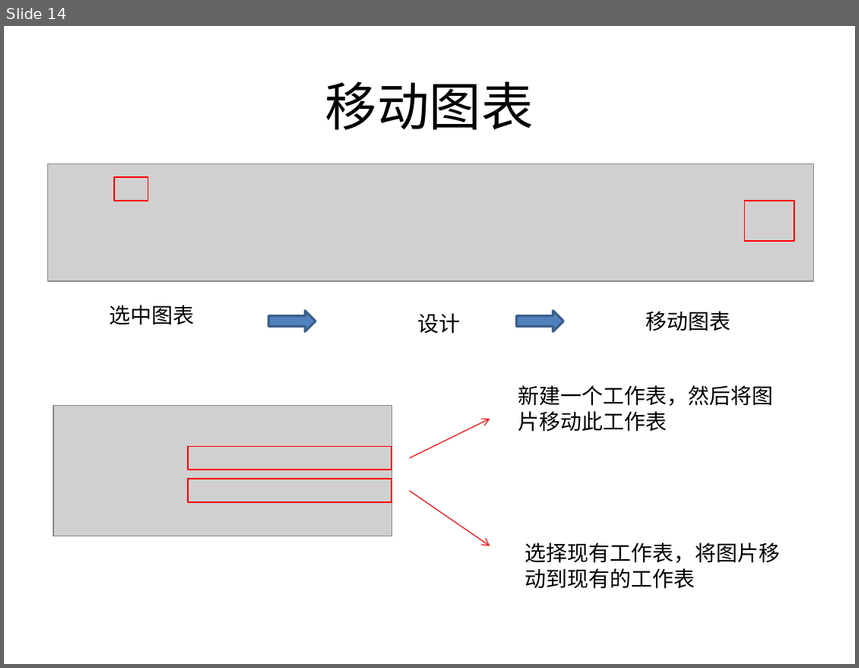
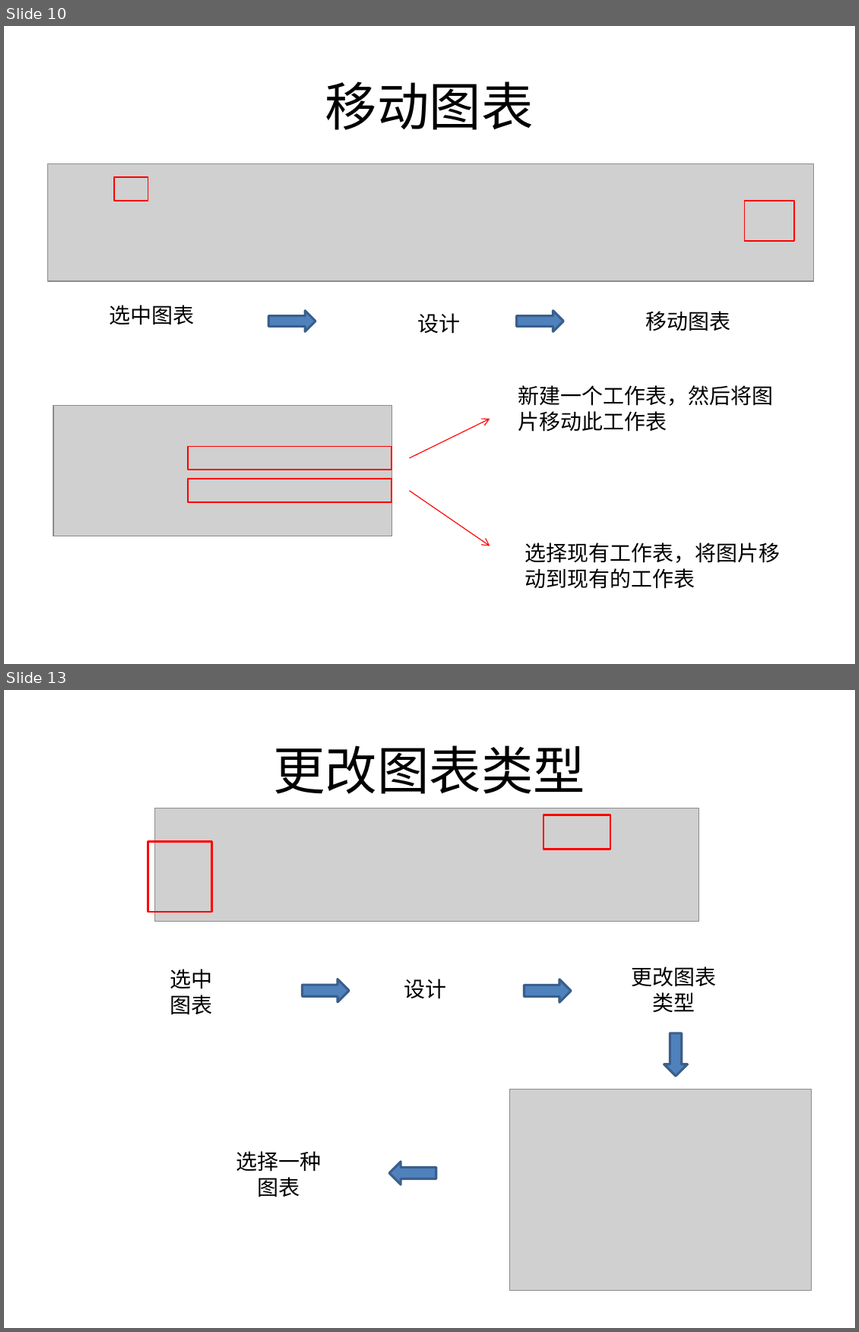
Before and after one commit to sans123wx/class, a slide deck: 第4章excel/图表/图表.pptx. Shown one above the other, each under a label of ours: slide 14 before the commit, slides 10 and 13 after it; the slides between them are not shown. The pictures are 859x668 and 859x1332 pixels, drawn with LibreOffice and Linux fonts; fonts in the diff are those of the drawing; grey boxes stand for pictures. Boxes give left, top, right and bottom in pixels: in the first picture for what was removed or moved away, otherwise in the second. Text is boxed around its words. In the diff, an @@ line names an element or a change of style, - is before the commit and + after.

```diff
--- a/第4章excel/图表/图表.pptx
+++ b/第4章excel/图表/图表.pptx
@@ slide 13 added at (4,690,855,1328), background #FFFFFF @@
@@ title added at (273,745,585,794), 44 pt, text #000000 @@
+更改图表类型
@@ picture added at (154,809,699,922) @@
@@ rectangle added at (544,815,611,849), outline #FF0000 1.75 pt @@
@@ rectangle added at (148,841,211,912), outline #FF0000 1.75 pt @@
@@ text added at (170,969,212,1015), 18 pt, text #000000 @@
+选中图表
@@ right arrow added at (302,980,349,1002), fill #4F81BD, outline #3A5F8C 2 pt @@
@@ text added at (405,979,447,999), 18 pt, text #000000 @@
+设计
@@ right arrow added at (524,980,571,1002), fill #4F81BD, outline #3A5F8C 2 pt @@
@@ text added at (632,967,717,1012), 18 pt, text #000000 @@
+更改图表类型
@@ down arrow added at (664,1033,688,1075), fill #4F81BD, outline #3A5F8C 2 pt @@
@@ picture added at (509,1089,811,1290) @@
@@ text added at (236,1151,321,1198), 18 pt, text #000000 @@
+选择一种图表
@@ right arrow added at (389,1161,436,1185), fill #4F81BD, outline #3A5F8C 2 pt @@
@@ what was slide 14 is now slide 10 @@
```
Also in this commit, not shown: 8 other slides added, 16 other files.
